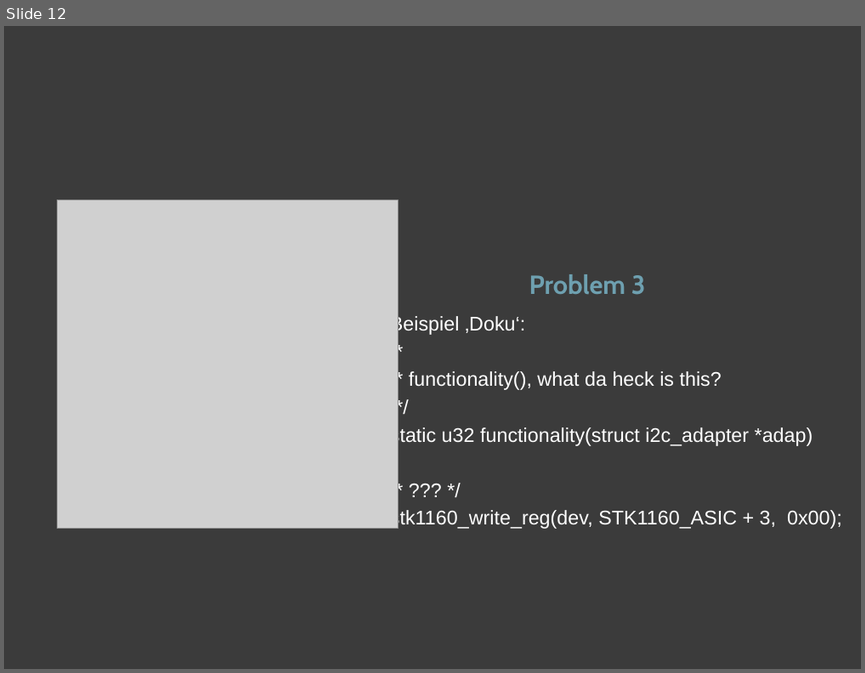
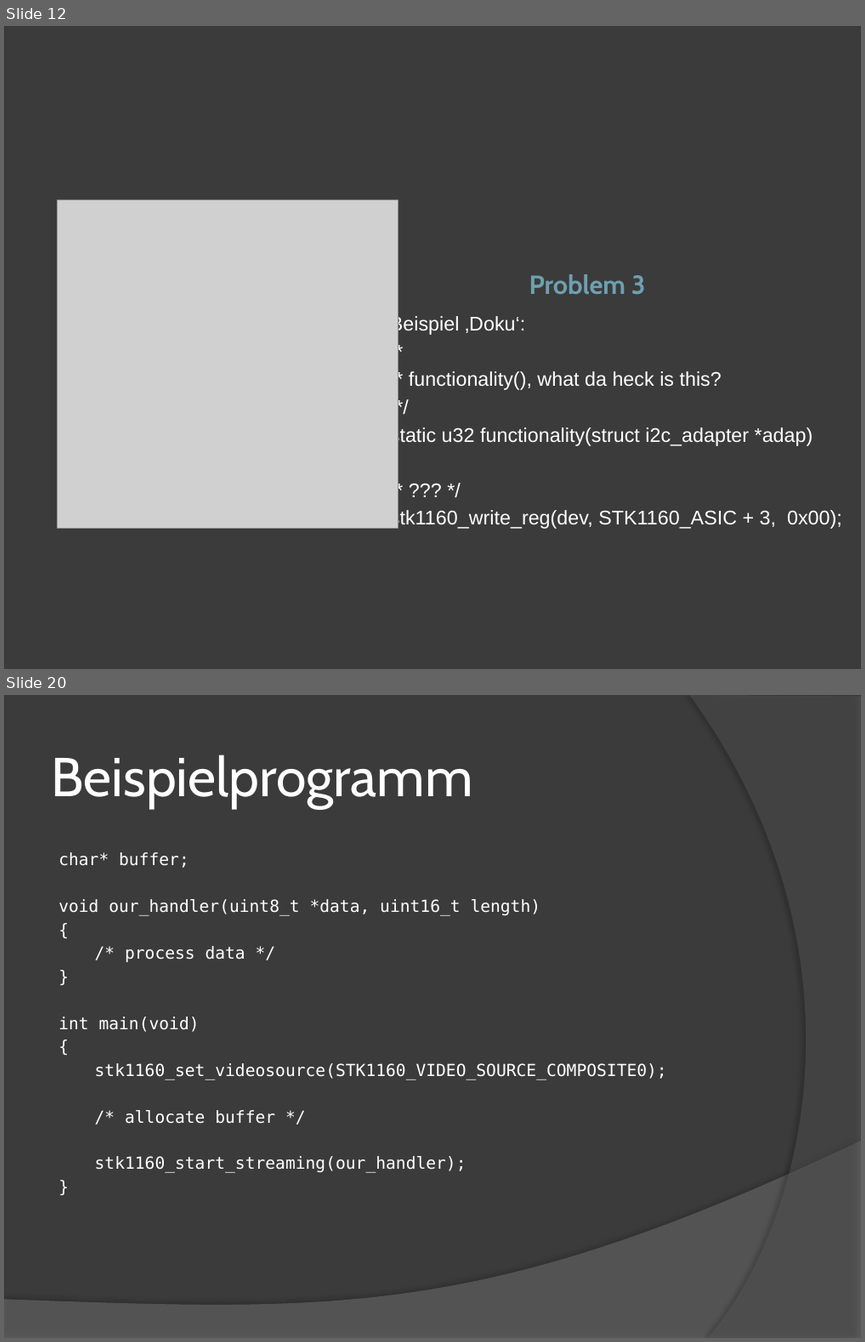
Before and after one commit to swp2013riot/riot-cam-driver, a slide deck: Abschlusspraesentation.pptx. Shown one above the other, each under a label of ours: slide 12 before the commit, slides 12 and 20 after it; the slides between them are not shown. The pictures are 865x673 and 865x1342 pixels, drawn with LibreOffice and Linux fonts; fonts in the diff are those of the drawing; grey boxes stand for pictures. Boxes give left, top, right and bottom in pixels: in the first picture for what was removed or moved away, otherwise in the second. Text is boxed around its words. In the diff, an @@ line names an element or a change of style, - is before the commit and + after.

```diff
--- a/Abschlusspraesentation.pptx
+++ b/Abschlusspraesentation.pptx
@@ slide 20 added at [4, 695, 861, 1338], background #3B3B3B @@
@@ freeform shape added at [689, 695, 861, 1338], fill #5E5E5E at 40% opacity @@
@@ title added at [51, 755, 472, 808], 46 pt, text #FFFFFF @@
+Beispielprogramm
@@ text added at [58, 852, 667, 1173], 14 pt, text #FFFFFF @@
+char* buffer;
+void our_handler(uint8_t *data, uint16_t length)
+{
+/* process data */
+}
+int main(void)
+{
+stk1160_set_videosource(STK1160_VIDEO_SOURCE_COMPOSITE0);
+/* allocate buffer */
+stk1160_start_streaming(our_handler);
+}
@@ freeform shape added at [4, 1140, 861, 1338], fill #7F7F7F at 45% opacity @@
```
Also in this commit, not shown: 7 other slides added.
